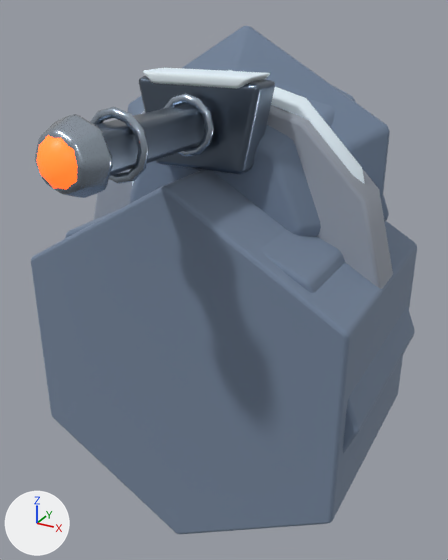
A saved change to the Blender file assets-source/blender/buildings/turret_basic.blend.
One viewpoint serves both versions: a 50 mm lens placed at (2.15, -3.99, 3.24), pointed at (0.1, -0.26, 1.38). Every picture has the same lights, and +X, +Y and +Z are marked at lower left. The older version comes first.

In view in the first picture: 'LOD1_PROXY_base', 'LOD1_PROXY_cap', 'LOD2_PROXY_base', 'LOD2_PROXY_cap', 'barrel', 'barrelBandFront', 'barrelBandRear', 'base', 'baseTrim', 'frontMantlet', 'muzzle', 'muzzleCrown', 'ring', 'snowMantletCap'.
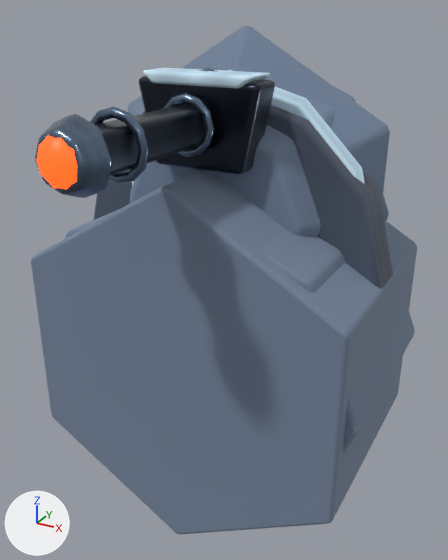
What changed in the scene script:
```text
Add img_art_paint_mat_turret_iron_light:
    img_art_paint_mat_turret_iron_light = load_image('ART_PAINT_MAT_turret_iron_light', '_unpacked/ART_PAINT_MAT_turret_iron_light', 32, 32, 'sRGB')
Add img_art_paint_mat_turret_ember:
    img_art_paint_mat_turret_ember = load_image('ART_PAINT_MAT_turret_ember', '_unpacked/ART_PAINT_MAT_turret_ember', 32, 32, 'sRGB')
Add img_art_paint_mat_turret_iron:
    img_art_paint_mat_turret_iron = load_image('ART_PAINT_MAT_turret_iron', '_unpacked/ART_PAINT_MAT_turret_iron', 32, 32, 'sRGB')
Add img_art_paint_mat_turret_snow:
    img_art_paint_mat_turret_snow = load_image('ART_PAINT_MAT_turret_snow', '_unpacked/ART_PAINT_MAT_turret_snow', 32, 32, 'sRGB')
Add img_art_paint_mat_turret_stone:
    img_art_paint_mat_turret_stone = load_image('ART_PAINT_MAT_turret_stone', '_unpacked/ART_PAINT_MAT_turret_stone', 32, 32, 'sRGB')
Change mat_mat_turret_stone:
    where n3 = _N.new('ShaderNodeMix'); n3.name = 'ArtTint Multiply'
    remove n3.inputs[6].default_value = (0.32, 0.36, 0.43, 1.0)  # 'A', grey #99a2af
    add n4 = _N.new('ShaderNodeTexImage'); n4.name = 'ArtSurfaceTexture'
    add n4.image = img_art_paint_mat_turret_stone
    add _L.new(n4.outputs[0], n3.inputs[6])  # 'Color' to 'A'
Change mat_mat_turret_snow:
    where n3 = _N.new('ShaderNodeMix'); n3.name = 'ArtTint Multiply'
    remove n3.inputs[6].default_value = (0.8, 0.92, 1.0, 1.0)  # 'A', pale blue #e7f6ff
    add n4 = _N.new('ShaderNodeTexImage'); n4.name = 'ArtSurfaceTexture'
    add n4.image = img_art_paint_mat_turret_snow
    add _L.new(n4.outputs[0], n3.inputs[6])  # 'Color' to 'A'
Change mat_mat_turret_iron:
    where n3 = _N.new('ShaderNodeMix'); n3.name = 'ArtTint Multiply'
    remove n3.inputs[6].default_value = (0.12, 0.16, 0.22, 1.0)  # 'A', greyish blue #616f81
    add n4 = _N.new('ShaderNodeTexImage'); n4.name = 'ArtSurfaceTexture'
    add n4.image = img_art_paint_mat_turret_iron
    add _L.new(n4.outputs[0], n3.inputs[6])  # 'Color' to 'A'
Change mat_mat_turret_ember:
    where n3 = _N.new('ShaderNodeMix'); n3.name = 'ArtTint Multiply'
    remove n3.inputs[6].default_value = (1.0, 0.23, 0.04, 1.0)  # 'A', orange #ff8438
    add n4 = _N.new('ShaderNodeTexImage'); n4.name = 'ArtSurfaceTexture'
    add n4.image = img_art_paint_mat_turret_ember
    add _L.new(n4.outputs[0], n3.inputs[6])  # 'Color' to 'A'
Change mat_mat_turret_iron_light:
    where n3 = _N.new('ShaderNodeMix'); n3.name = 'ArtTint Multiply'
    remove n3.inputs[6].default_value = (0.42, 0.5, 0.6, 1.0)  # 'A', light grey #adbccb
    add n4 = _N.new('ShaderNodeTexImage'); n4.name = 'ArtSurfaceTexture'
    add n4.image = img_art_paint_mat_turret_iron_light
    add _L.new(n4.outputs[0], n3.inputs[6])  # 'Color' to 'A'
Add me_torus_014:
    me_torus_014.from_pydata(...)  # 60 vertices, 60 faces; spans x -0.335..0.335, y -0.335..0.335, z -0.033..0.033
    me_torus_014.polygons.foreach_set('use_smooth', [True] * 60)
    me_torus_014.materials.append(mat_mat_turret_iron_light)
Add ob_housingcollar:
    ob_housingcollar = bpy.data.objects.new('housingCollar', me_torus_014)
    ob_housingcollar.parent = ob_pitchpivot
    ob_housingcollar.location = (0.0, 1.25, 0.3)
    _m = ob_housingcollar.modifiers.new('soft bevel', 'BEVEL')
    _m.width = 0.015
    _m.width_pct = 0.015
    _m.segments = 2
    _m = ob_housingcollar.modifiers.new('weighted surface normals', 'WEIGHTED_NORMAL')
    _m.keep_sharp = True
```

What differs and where, as boxes (x1, y1, x2, y2) in the pictures (448 x 560 px):
'base', surface changed (grey to blue): (94, 105, 393, 289) in both
'frontMantlet', surface changed (darker): (139, 76, 275, 175) in both
'barrel', surface changed (darker): (96, 104, 210, 176) in both
'muzzleCrown', surface changed (grey to blue): (35, 114, 113, 198) in both
'snowMantletCap', surface changed: (143, 68, 270, 89) in both
'baseTrim', surface changed: (142, 70, 365, 184) in both
'muzzle', surface changed: (36, 135, 78, 190) in both
'barrelBandFront', surface changed (darker): (90, 107, 149, 184) in both
'barrelBandRear', surface changed (darker): (163, 94, 214, 157) in both
'housingCollar', added (mostly hidden): after (199, 68, 218, 72)
'ring', surface changed: (273, 106, 288, 112) in both
